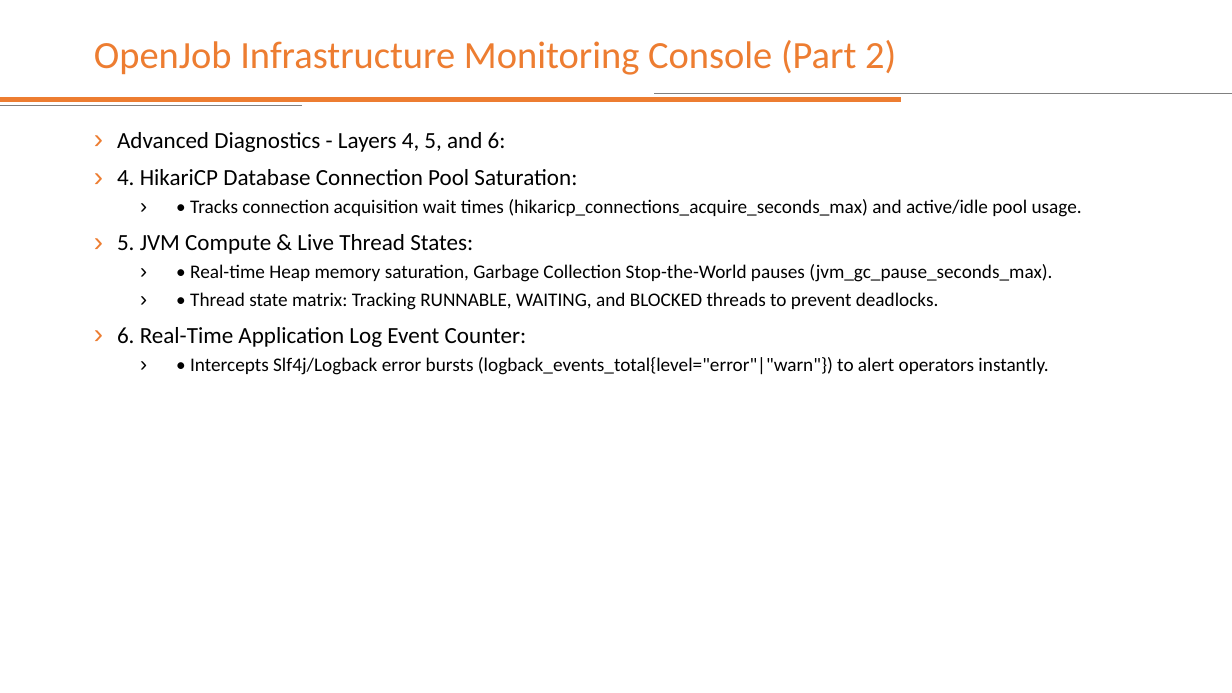
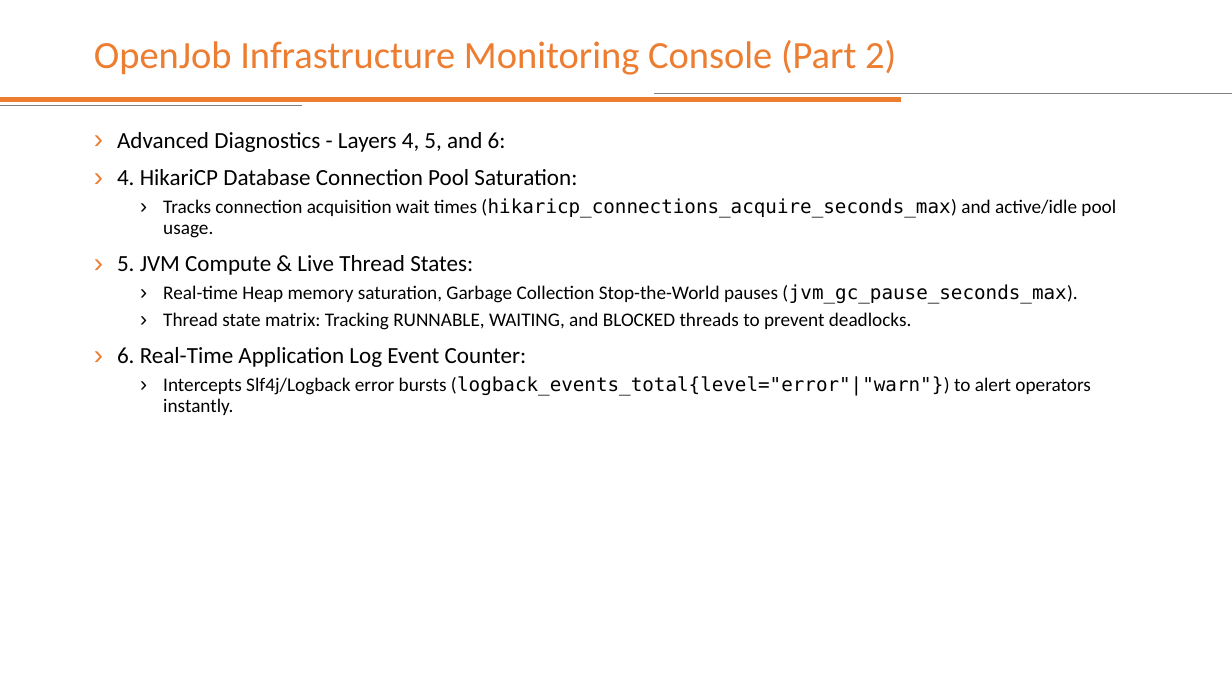
Before and after one commit to mattpat48/springboot-microservices-development, a slide deck: slide 69 of 8_3 - Developing Microservices - Complete_Edition.pptx. Drawn at 1232x693 pixels with LibreOffice and Linux fonts; fonts in the diff are those of the drawing. Boxes give left, top, right and bottom in pixels: in the first picture for what was removed or moved away, otherwise in the second. Text is boxed around its words. In the diff, an @@ line names an element or a change of style, - is before the commit and + after.

```diff
--- a/8_3 - Developing Microservices - Complete_Edition.pptx
+++ b/8_3 - Developing Microservices - Complete_Edition.pptx
@@ text at (163,198,1116,238): text changed @@
-  › • Tracks connection acquisition wait times (hikaricp_connections_acquire_seconds_max) and active/idle pool usage.
+  › Tracks connection acquisition wait times (hikaricp_connections_acquire_seconds_max) and active/idle pool usage.
@@ text at (163,284,1077,330): text changed @@
-  › • Real-time Heap memory saturation, Garbage Collection Stop-the-World pauses (jvm_gc_pause_seconds_max).
-  › • Thread state matrix: Tracking RUNNABLE, WAITING, and BLOCKED threads to prevent deadlocks.
+  › Real-time Heap memory saturation, Garbage Collection Stop-the-World pauses (jvm_gc_pause_seconds_max).
+  › Thread state matrix: Tracking RUNNABLE, WAITING, and BLOCKED threads to prevent deadlocks.
@@ text at (163,376,1090,415): text changed @@
-  › • Intercepts Slf4j/Logback error bursts (logback_events_total{level="error"|"warn"}) to alert operators instantly.
+  › Intercepts Slf4j/Logback error bursts (logback_events_total{level="error"|"warn"}) to alert operators instantly.
```
Also in this commit, not shown: 12 other slides changed.
